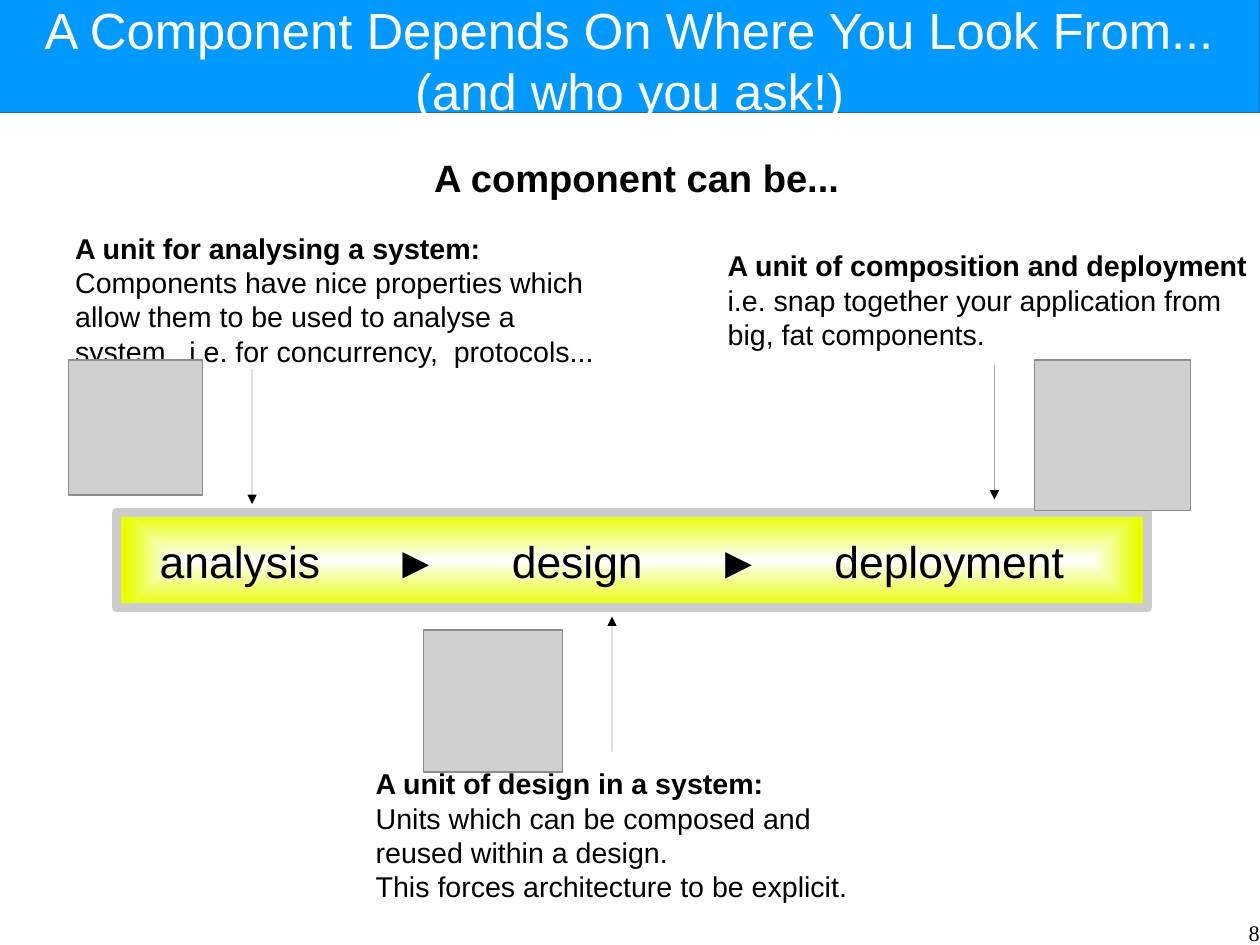
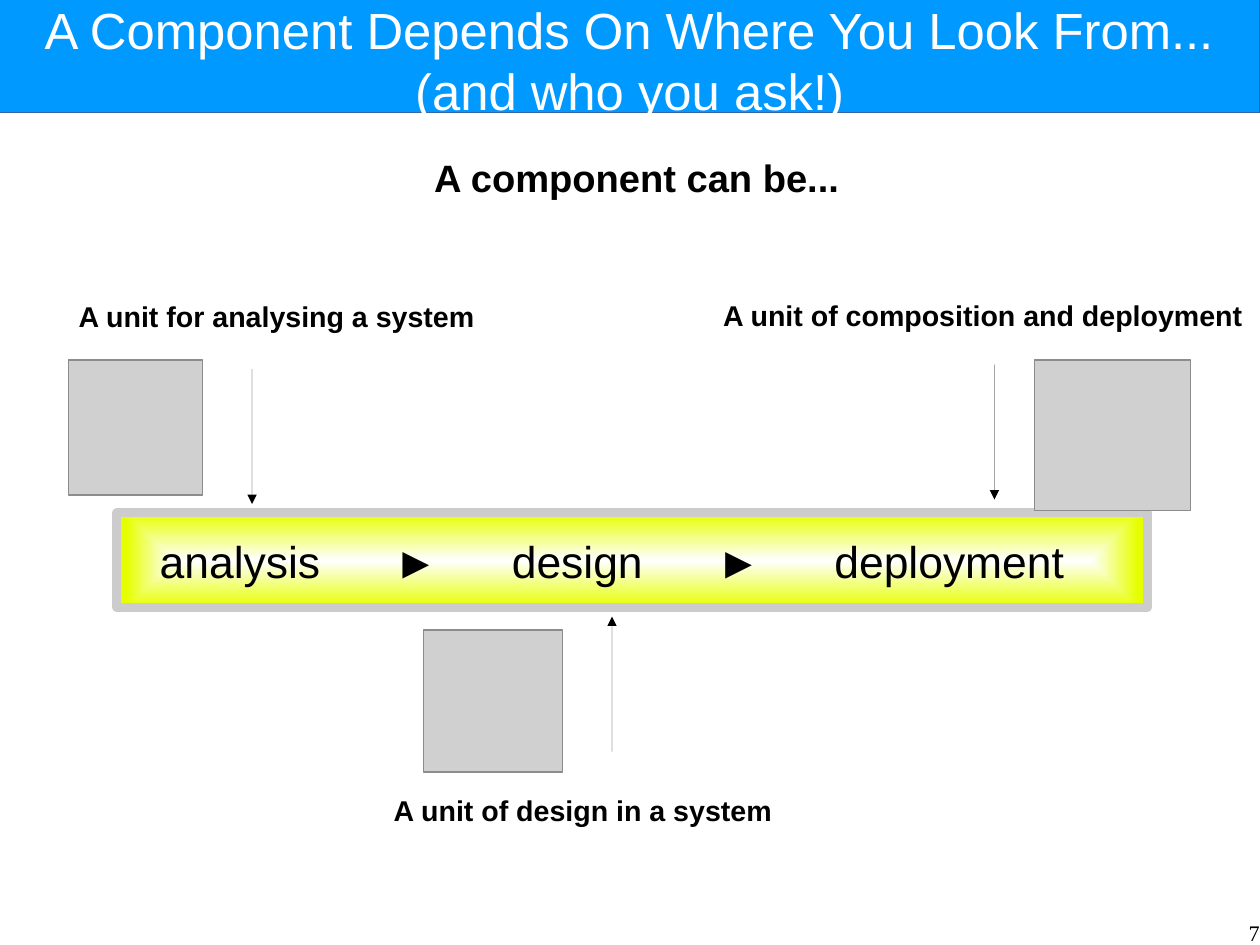
Before and after one commit to Intrinsarc/intrinsarc-evolve, a slide deck: slide 7 of Academic Work/lectures/components.odp (slide 8 before the commit). Drawn at 1260x945 pixels with LibreOffice and Linux fonts; fonts in the diff are those of the drawing; grey boxes stand for pictures. Boxes give left, top, right and bottom in pixels: in the first picture for what was removed or moved away, otherwise in the second. Text is boxed around its words. In the diff, an @@ line names an element or a change of style, - is before the commit and + after.

```diff
--- a/Academic Work/lectures/components.odp
+++ b/Academic Work/lectures/components.odp
@@ text "A unit of composition and ...": place and size @@
-text "A unit of composition and ..." at (728,255,1246,351)
+text "A unit of composition and ..." at (723,305,1242,332)
@@ text at (728,290,1221,351): paragraph removed @@
-i.e. snap together your application from big, fat components.
@@ text at (79,306,474,333): text changed; bold on @@
-A unit for analysing a system:
-Components have nice properties which allow them to be used to analyse a system. i.e. for concurrency, protocols...
+A unit for analysing a system
@@ text at (394,800,771,827): text changed; bold on @@
-A unit of design in a system:
-Units which can be composed and reused within a design.
-This forces architecture to be explicit.
+A unit of design in a system
@@ page number at (1249,926,1260,941): text changed @@
-8
+7
```
Also in this commit, not shown: 13 other slides changed, 8 slides added, 4 slides removed, 5 other files.
